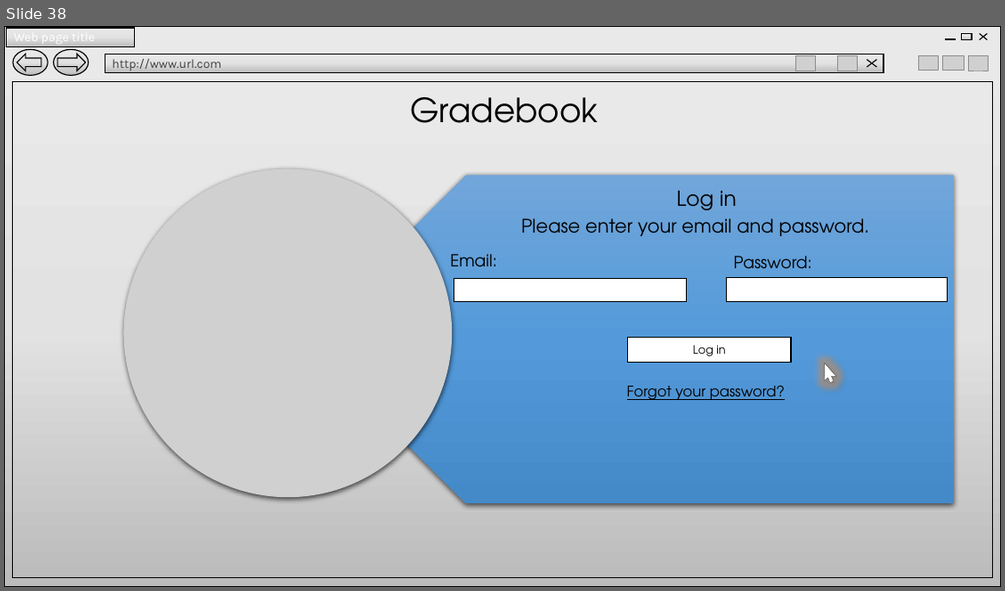
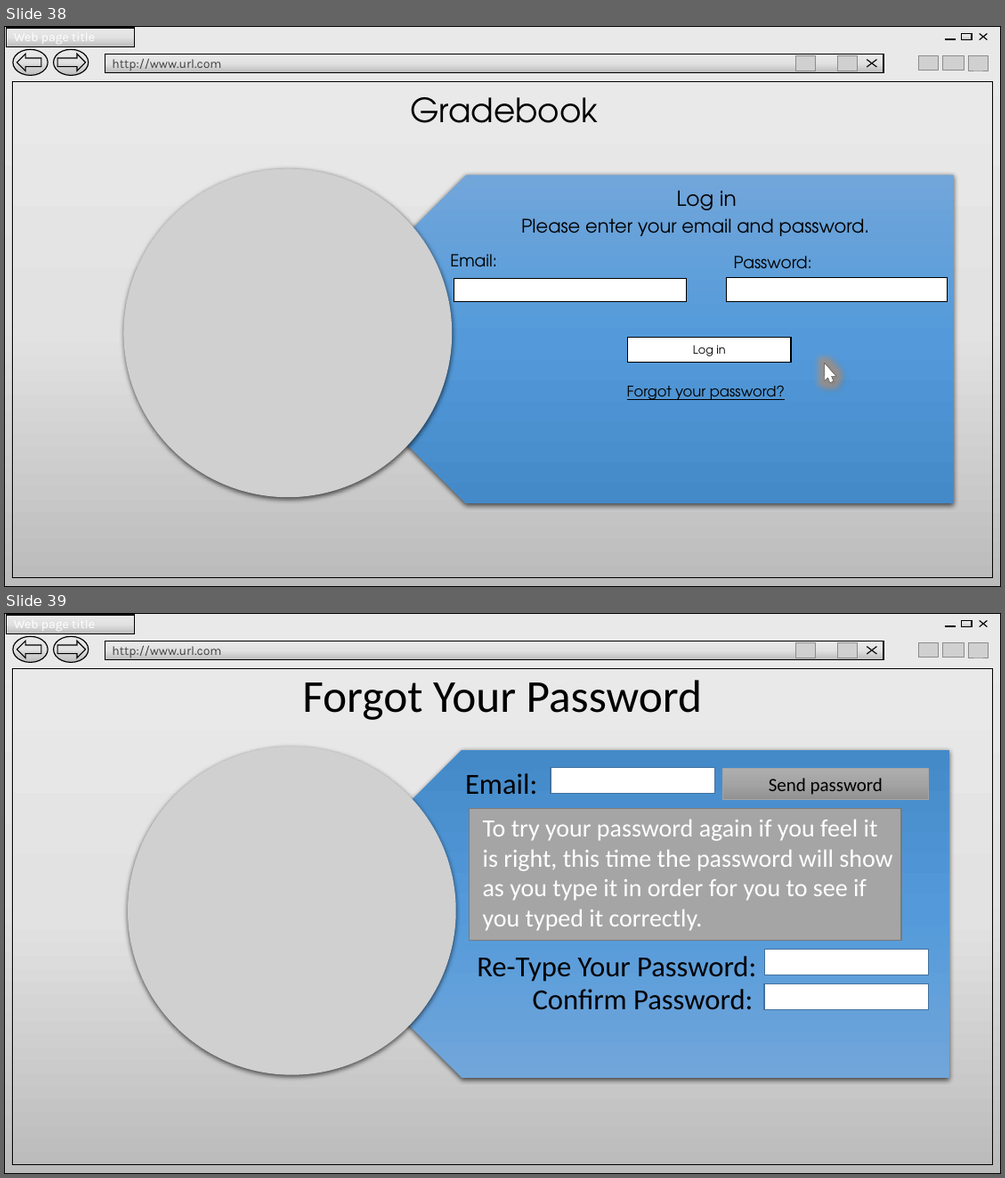
Before and after one commit to WVUP/Spring-2015, a slide deck: Assignments/Gradebook Application/Team Anthony/Gradebook Storyboard.pptx. Shown one above the other, each under a label of ours: slide 38 before the commit, slides 38 and 39 after it. The pictures are 1005x591 and 1005x1178 pixels, drawn with LibreOffice and Linux fonts; fonts in the diff are those of the drawing; grey boxes stand for pictures; background and template pictures are left out. Boxes give left, top, right and bottom in pixels: in the first picture for what was removed or moved away, otherwise in the second. Text is boxed around its words. In the diff, an @@ line names an element or a change of style, - is before the commit and + after.

Commit message:
Added Forgot Link in Storyboard
I added a couple slides to show the page if they click on the "Forgot
Password" link.

```diff
--- a/Assignments/Gradebook Application/Team Anthony/Gradebook Storyboard.pptx
+++ b/Assignments/Gradebook Application/Team Anthony/Gradebook Storyboard.pptx
@@ slide 39 added at (x1=4, y1=613, x2=1001, y2=1174), background #FFFFFF @@
@@ group added at (x1=4, y1=613, x2=1001, y2=1174): 7 rectangles, 5 pictures, 4 lines, 2 ellipses, 1 left arrow, 1 right arrow @@
+Web page title
+http://www.url.com
@@ rectangle added at (x1=12, y1=668, x2=993, y2=1164), fill gradient #EBEAEA to #E4E3E3 to #BDBCBC, outline #000000 1 pt @@
@@ title added at (x1=302, y1=680, x2=702, y2=720), 44 pt, text #000000 @@
+Forgot Your Password
@@ picture added at (x1=128, y1=747, x2=455, y2=1075) @@
@@ pentagon arrow added at (x1=298, y1=750, x2=949, y2=1078), fill gradient #71A6DB to #559BDB to #448ACA @@
@@ rectangle added at (x1=550, y1=768, x2=715, y2=793), fill #FFFFFF, outline #43739E 1 pt @@
@@ rectangle added at (x1=722, y1=768, x2=929, y2=799), fill gradient #AFAFAF to #A5A5A5 to #939393, outline #A5A5A5 0.5 pt @@
@@ text added at (x1=465, y1=773, x2=756, y2=1010), 28 pt, text #000000 @@
+Email:
+Re-Type Your Password:
+                Confirm Password:
@@ text added at (x1=769, y1=778, x2=882, y2=795), 18 pt, text #000000 @@
+Send password
@@ rectangle added at (x1=469, y1=808, x2=902, y2=941), fill #A5A5A5, outline #7A7A7A 1 pt @@
@@ text added at (x1=483, y1=819, x2=892, y2=931), 24 pt, text #FFFFFF @@
+To try your password again if you feel it is right, this time the password will show as you type it in order for you to see if you typed it correctly.
@@ rectangle added at (x1=764, y1=949, x2=929, y2=975), fill #FFFFFF, outline #43739E 1 pt @@
@@ rectangle added at (x1=764, y1=984, x2=929, y2=1009), fill #FFFFFF, outline #43739E 1 pt @@
```
Also in this commit, not shown: 17 slides changed.
